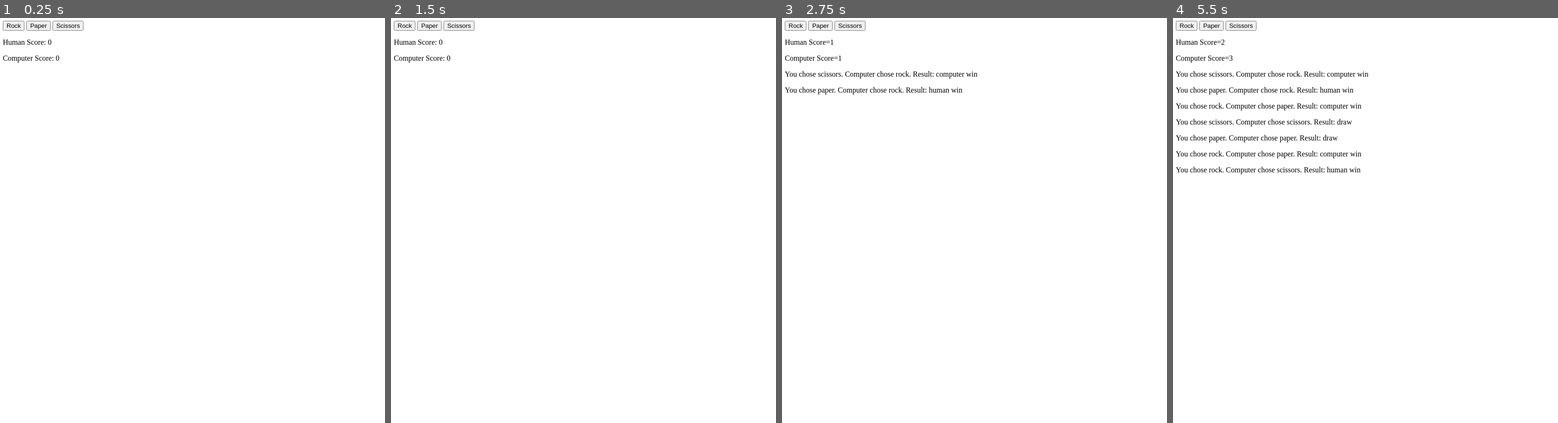
Above: before the commit, frames 1-4 (left to right).
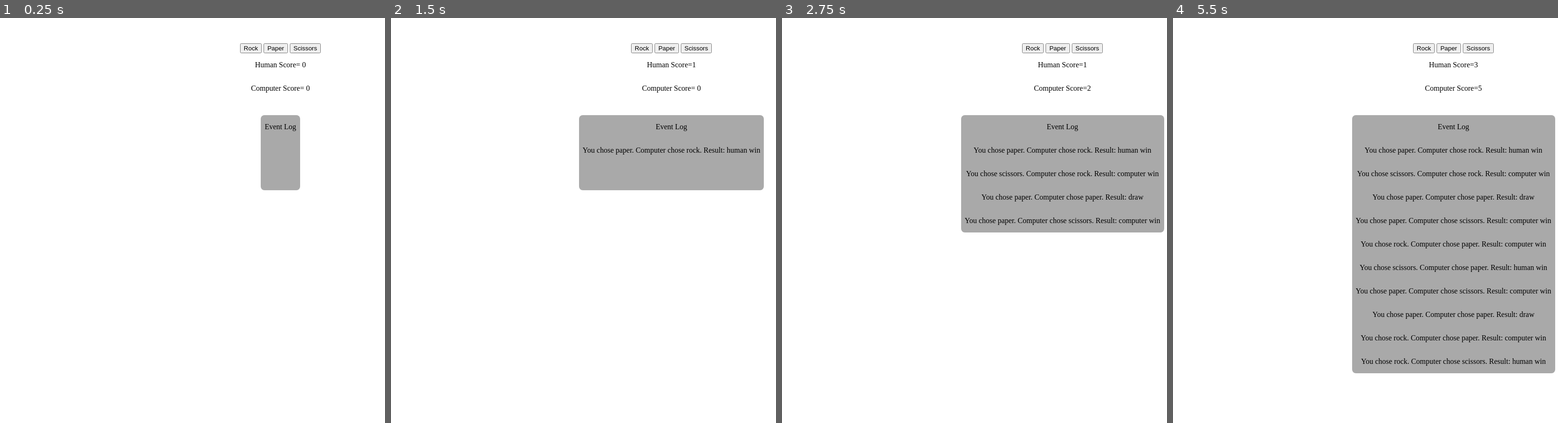
Above: after the commit, the same moments.

Repository: Ozybu/rock-paper-scissors
Game: browser game, page index.html
Same seed, same stepped clock (60 frames per second), same inputs: the game is played once before the commit and once after it.
Inputs (mouse positions are in pixels of both pictures, inside the frame that each line leads up to; where the layout moved, square brackets give the same spot in the first picture):
- Up to frame 1 (0.25 s): no input
- Up to frame 2 (1.5 s): click (672, 50) [672, 26] at 1.27 s
- Up to frame 3 (2.75 s): click "Scissors" at 1.87 s; click (1063, 50) [1063, 26] at 2.02 s; click "Paper" at 2.47 s
- Up to frame 4 (5.5 s): click "Rock" at 3.07 s; click "Scissors" at 3.67 s; click "Paper" at 4.27 s; click (1454, 50) [1454, 26] at 4.52 s; click "Rock" at 4.87 s; click "Rock" at 5.47 s

The runs differ from the first frame. In frame 1, 2.5% of the frame differs, in the area x 0-84%, y 0-43%; in frame 2, 9.5%; in frame 3, 16%; in frame 4, 36%, in the area x 0-100%, y 0-88%.

Commit message:
GUI improved, event log implemented properly.

Diff:
--- a/index.html
+++ b/index.html
@@ -5,6 +5,7 @@
     <meta name="viewport" content="width=device-width, initial-scale=1.0">
     <title>JavaScript Testing</title>
     <script src="script.js" defer></script>
+    <link rel='stylesheet' href="style.css"></link>
 </head>
 <body>
     <div class="container">
@@ -15,6 +16,9 @@
         </div>
         <p id="humanScore"></p>
         <p id="computerScore"></p>
+        <div id="event-log">
+            <p id="event-log-text">Event Log</p>
+        </div>
     </div>
 </body>
 
--- a/script.js
+++ b/script.js
@@ -3,10 +3,11 @@
 const humanScoreP = $('#humanScore');
 const computerScoreP = $('#computerScore');
 const container = $('.container');
+const eventLog = $('#event-log')
 let humanScore=0;
 let computerScore=0;
-humanScoreP.textContent = `Human Score: ${humanScore}`;
-computerScoreP.textContent = `Computer Score: ${computerScore}`;
+humanScoreP.textContent = `Human Score= ${humanScore}`;
+computerScoreP.textContent = `Computer Score= ${computerScore}`;
 
 function getComputerChoice(){
     let caseNum= Math.floor(Math.random()*3);
@@ -49,20 +50,20 @@
 playerButtons.addEventListener('click', (event) =>{
     const button= event.target.closest('button');
 
-    if (!button || !playerButtons.contains(button)) return;
+    if (!button) return;
 
     const playerChoice= button.dataset.choice;
-    const computerChoice = getComputerChoice()
+    const computerChoice = getComputerChoice();
     const result=playRound(playerChoice,computerChoice);
     if (result==='humanWin'){
         humanScore++;
-        humanScoreP.textContent=`Human Score=${humanScore}`
+        humanScoreP.textContent=`Human Score=${humanScore}`;
     }
     else if (result==='computerWin'){
         computerScore++;
-        computerScoreP.textContent=`Computer Score=${computerScore}`
+        computerScoreP.textContent=`Computer Score=${computerScore}`;
     }
     const resultText=document.createElement('p');
     resultText.textContent=(`You chose ${playerChoice}. Computer chose ${computerChoice}. Result: ${camelToSpace(result)}`);
-    container.appendChild(resultText);
+    eventLog.appendChild(resultText);
 })
--- /dev/null
+++ b/style.css
@@ -0,0 +1,26 @@
+#event-log{
+    background-color: darkgray;
+    margin-top:2em;
+    border-radius: 0.5em;
+    min-height: 10em;
+    display: flex;
+    align-items:center;
+    flex-direction: column;
+}
+
+#event-log p{
+    margin-inline: 0.5em;
+}
+.container{
+    display: flex;
+    align-items: center;
+    flex-direction: column;
+}
+
+#event-log-text{
+    margin-inline: 10em;
+}
+
+#playerButtons{
+    margin-top: 3em; ;
+}
